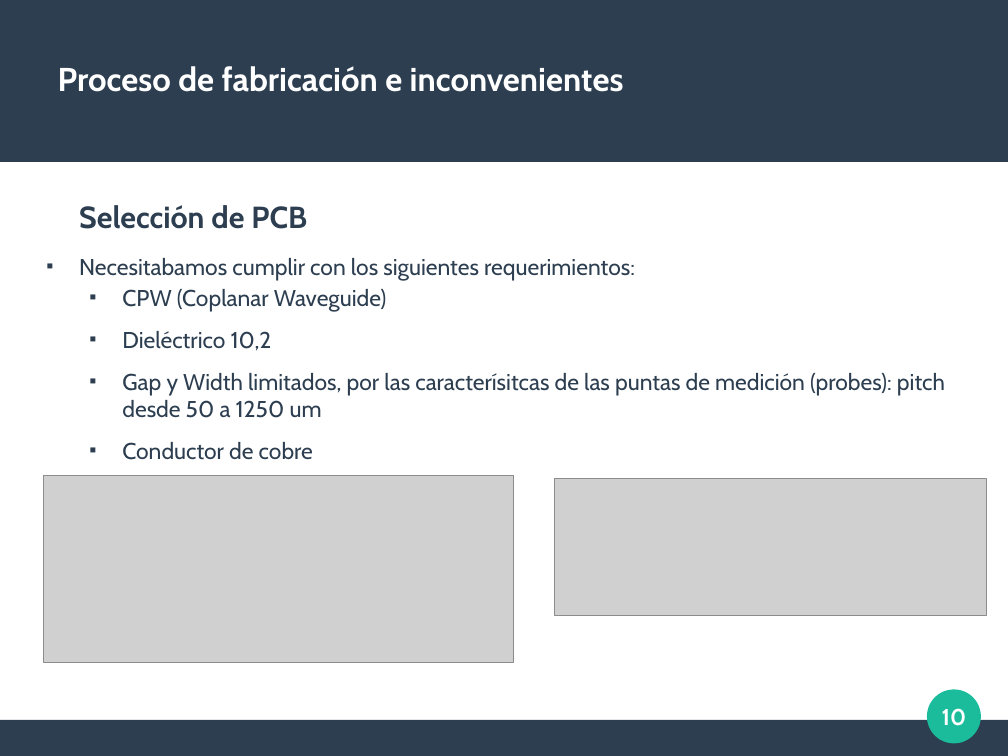
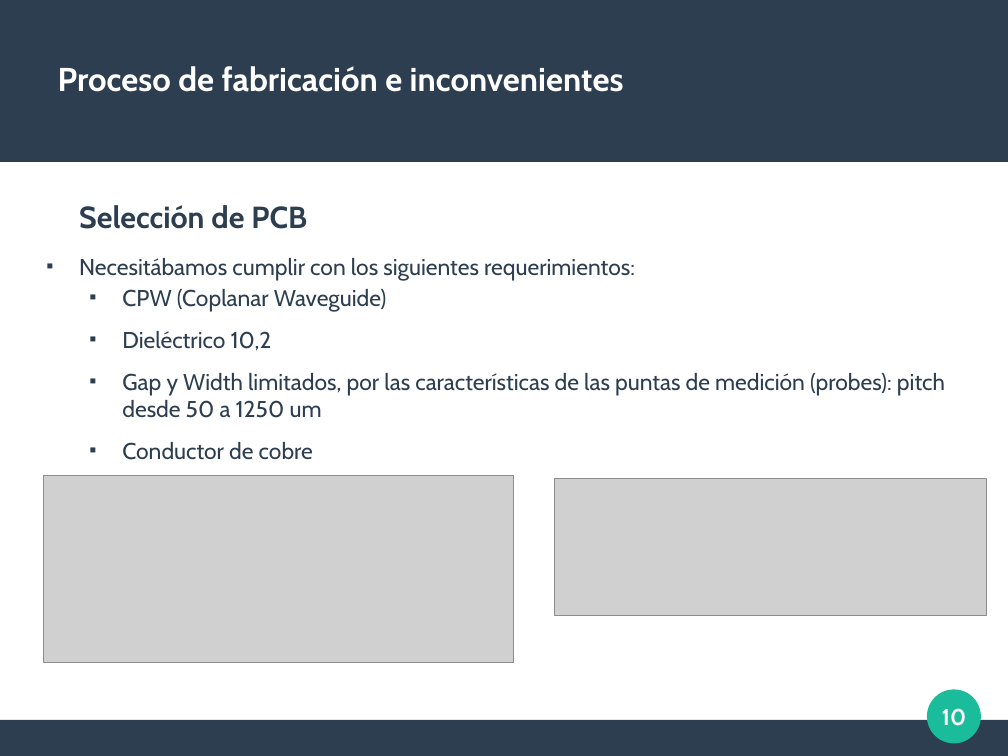
Before and after one commit to brunoe90/ProyectoFinalUTN, a slide deck: slide 10 of Medidas/PPT/G5 - Med S on wafer.odp. Drawn at 1008x756 pixels with LibreOffice and Linux fonts; fonts in the diff are those of the drawing; grey boxes stand for pictures. Boxes give left, top, right and bottom in pixels: in the first picture for what was removed or moved away, otherwise in the second. Text is boxed around its words. In the diff, an @@ line names an element or a change of style, - is before the commit and + after.

```diff
--- a/Medidas/PPT/G5 - Med S on wafer.odp
+++ b/Medidas/PPT/G5 - Med S on wafer.odp
@@ text at (79,258,635,281): text changed @@
-■ Necesitabamos cumplir con los siguientes requerimientos:
+■ Necesitábamos cumplir con los siguientes requerimientos:
@@ text at (122,373,945,418): text changed @@
-  ■ Gap y Width limitados, por las caracterísitcas de las puntas de medición (probes): pitch desde 50 a 1250 um
+  ■ Gap y Width limitados, por las características de las puntas de medición (probes): pitch desde 50 a 1250 um
```
Also in this commit, not shown: 3 other slides changed, 3 other files.
